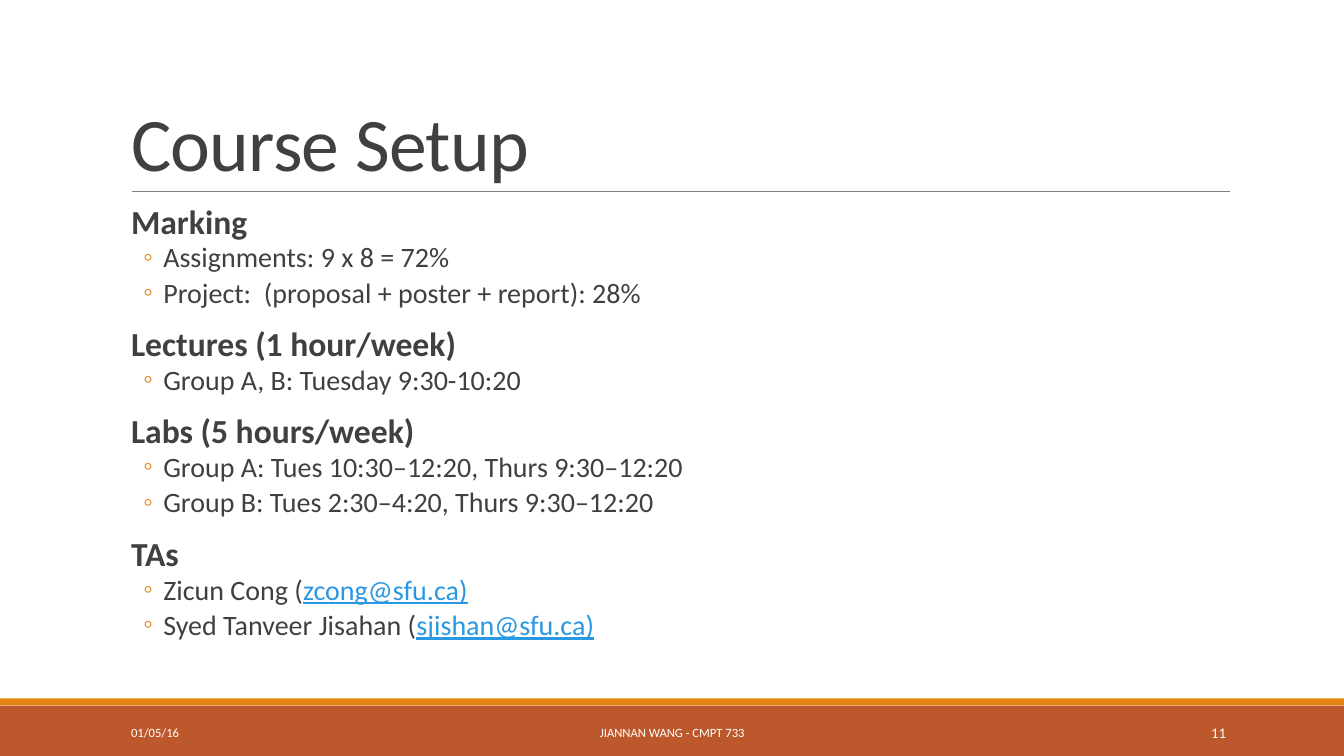
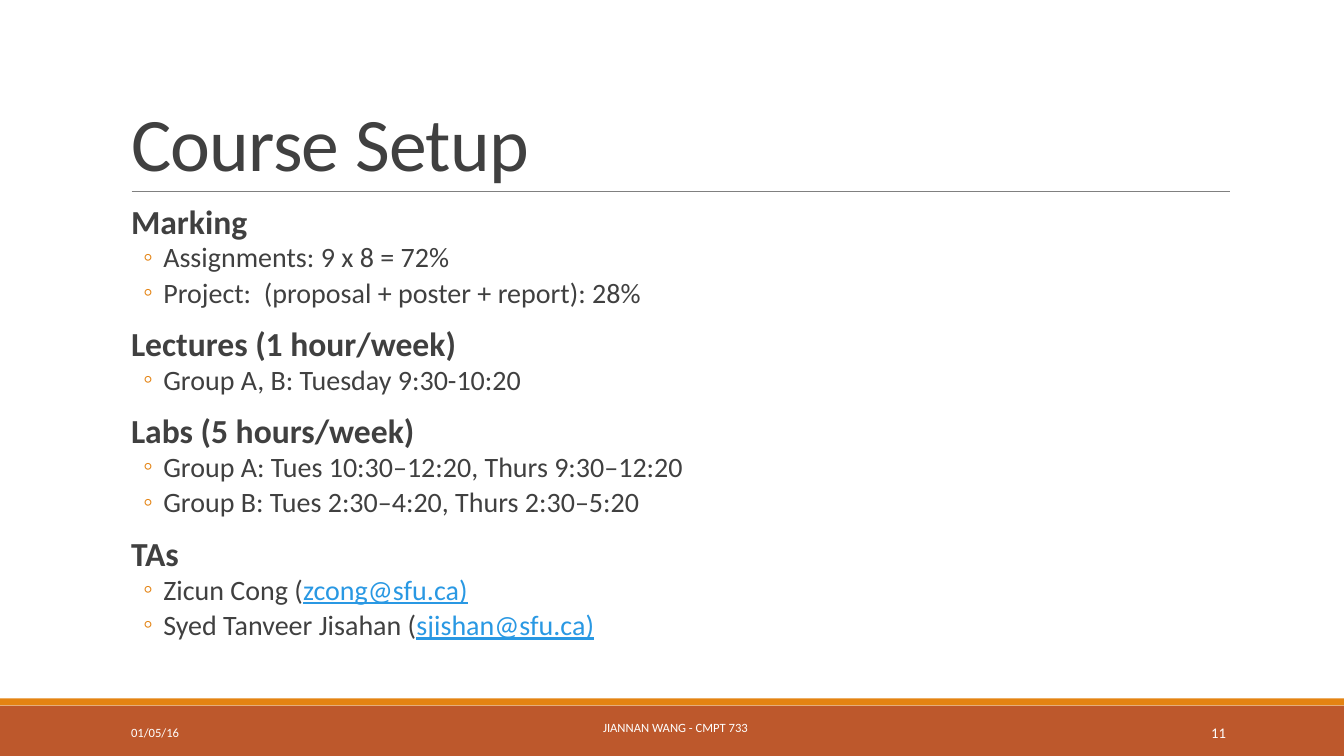
Before and after one commit to ZhensongQian/cmpt733, a slide deck: slide 11 of Lectures/Lec1/lec1-1.pptx. Drawn at 1344x756 pixels with LibreOffice and Linux fonts; fonts in the diff are those of the drawing. Boxes give left, top, right and bottom in pixels: in the first picture for what was removed or moved away, otherwise in the second. Text is boxed around its words. In the diff, an @@ line names an element or a change of style, - is before the commit and + after.

Commit message:
minor changes

```diff
--- a/Lectures/Lec1/lec1-1.pptx
+++ b/Lectures/Lec1/lec1-1.pptx
@@ text at <box>163,492,639,517</box>: text changed @@
-  ◦ Group B: Tues 2:30–4:20, Thurs 9:30–12:20
+  ◦ Group B: Tues 2:30–4:20, Thurs 2:30–5:20
@@ text "JIANNAN WANG - CMPT 733": place and size @@
-text "JIANNAN WANG - CMPT 733" at <box>600,729,744,737</box>
+text "JIANNAN WANG - CMPT 733" at <box>603,724,748,732</box>
```
